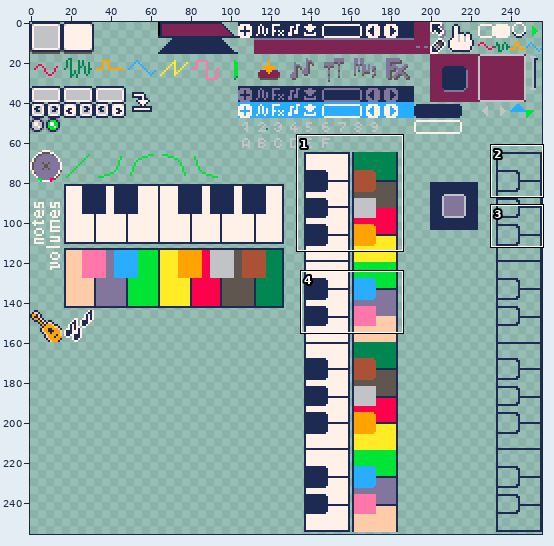
Pixel-art file -- tiny-cli/sfx.aseprite. The first picture is a wide view before the edit; the outline marks the close-up.
Close-up. Before the commit:
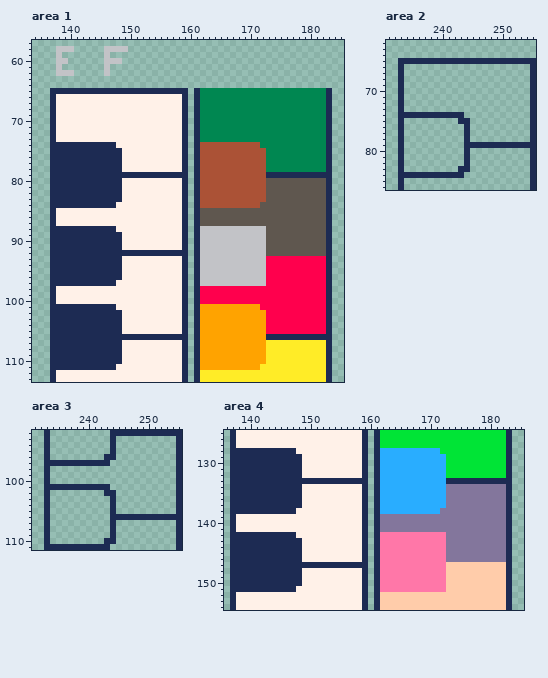
256x256 pixels, 1 frame. Pixels under 10% opacity are left out. Shown: area 1: x 134..185, y 57..113; area 2: x 231..255, y 62..86; area 3: x 231..255, y 92..111; area 4: x 136..185, y 125..154. The commit also changed other parts of the picture, which this record leaves out.
New version:
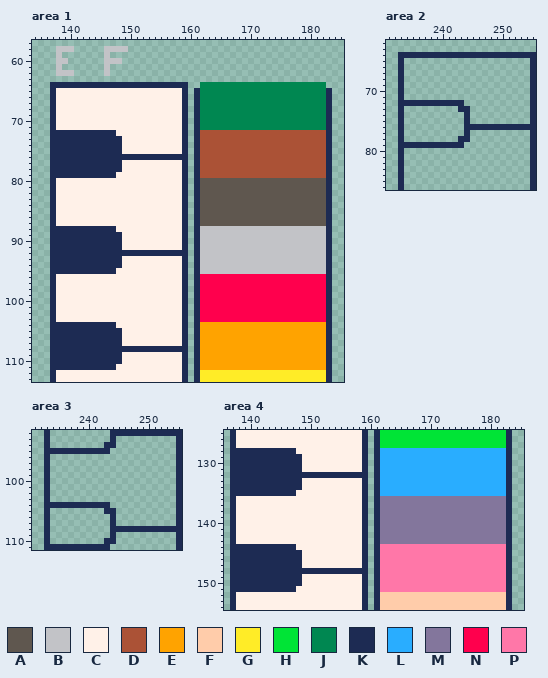
Palette (. is transparent): A #5f574f  B #c2c3c7  C #fff1e8  D #ab5236  E #ffa300  F #ffccaa  G #ffec27  H #00e436  J #008751  K #1d2b53  L #29adff  M #83769c  N #ff004d  P #ff77a8
Change:
Area 1, layer "Layer 1 #2":
y 64: x 137..159 ....................... -> KKKKKKKKKKKKKKKKKKKKKKK; x 162..182 ..................... -> JJJJJJJJJJJJJJJJJJJJJ
y 65: x 138..158 KKKKKKKKKKKKKKKKKKKKK -> CCCCCCCCCCCCCCCCCCCCC
y 72: x 138..147 CCCCCCCCCC -> KKKKKKKKKK; x 162..182 JJJJJJJJJJJJJJJJJJJJJ -> DDDDDDDDDDDDDDDDDDDDD
y 73: x 138..148 CCCCCCCCCCC -> KKKKKKKKKKK; x 162..182 JJJJJJJJJJJJJJJJJJJJJ -> DDDDDDDDDDDDDDDDDDDDD
y 74: x 148 C -> K; x 172..182 JJJJJJJJJJJ -> DDDDDDDDDDD
y 75: x 173..182 JJJJJJJJJJ -> DDDDDDDDDD
y 76: x 149..158 CCCCCCCCCC -> KKKKKKKKKK; x 173..182 JJJJJJJJJJ -> DDDDDDDDDD
y 77..78: x 173..182 JJJJJJJJJJ -> DDDDDDDDDD
y 79: x 148..158 KKKKKKKKKKK -> CCCCCCCCCCC; x 173..182 KKKKKKKKKK -> DDDDDDDDDD
y 80..83: x 138..148 KKKKKKKKKKK -> CCCCCCCCCCC; x 162..172 DDDDDDDDDDD -> AAAAAAAAAAA
y 84: x 138..147 KKKKKKKKKK -> CCCCCCCCCC; x 162..171 DDDDDDDDDD -> AAAAAAAAAA
y 88..92: x 173..182 AAAAAAAAAA -> BBBBBBBBBB
y 93..94: x 173..182 NNNNNNNNNN -> BBBBBBBBBB
y 95: x 148 K -> C; x 173..182 NNNNNNNNNN -> BBBBBBBBBB
y 96: x 138..148 KKKKKKKKKKK -> CCCCCCCCCCC; x 162..172 BBBBBBBBBBB -> NNNNNNNNNNN
y 97: x 138..147 KKKKKKKKKK -> CCCCCCCCCC; x 162..172 BBBBBBBBBBB -> NNNNNNNNNNN
y 101: x 138..147 KKKKKKKKKK -> CCCCCCCCCC; x 162..171 EEEEEEEEEE -> NNNNNNNNNN
y 102..103: x 138..148 KKKKKKKKKKK -> CCCCCCCCCCC; x 162..172 EEEEEEEEEEE -> NNNNNNNNNNN
y 104: x 148 K -> C; x 173..182 NNNNNNNNNN -> EEEEEEEEEE
y 105: x 173..182 NNNNNNNNNN -> EEEEEEEEEE
y 106: x 149..158 KKKKKKKKKK -> CCCCCCCCCC; x 173..182 KKKKKKKKKK -> EEEEEEEEEE
y 107: x 173..182 GGGGGGGGGG -> EEEEEEEEEE
y 108: x 149..158 CCCCCCCCCC -> KKKKKKKKKK; x 173..182 GGGGGGGGGG -> EEEEEEEEEE
y 109..110: x 173..182 GGGGGGGGGG -> EEEEEEEEEE
y 111: x 172..182 GGGGGGGGGGG -> EEEEEEEEEEE
Area 2, layer "Layer 1 #2":
y 64: x 233..255 ....................... -> KKKKKKKKKKKKKKKKKKKKKKK
y 65: x 234..254 KKKKKKKKKKKKKKKKKKKKK -> .....................
y 72: x 234..243 .......... -> KKKKKKKKKK
y 73: x 243..244 .. -> KK
y 74: x 234..244 KKKKKKKKKK. -> ..........K
y 75: x 243 K -> .
y 76: x 245..254 .......... -> KKKKKKKKKK
y 78: x 243 . -> K
y 79: x 234..254 ..........KKKKKKKKKKK -> KKKKKKKKKK...........
y 80..82: x 244 K -> .
y 83: x 243..244 KK -> ..
y 84: x 234..243 KKKKKKKKKK -> ..........
Area 3, layer "Layer 1 #2":
y 94: x 243 . -> K
y 95: x 234..244 ..........K -> KKKKKKKKKK.
y 96: x 243..244 KK -> ..
y 97: x 234..243 KKKKKKKKKK -> ..........
y 101: x 234..243 KKKKKKKKKK -> ..........
y 102: x 243..244 KK -> ..
y 103: x 244 K -> .
y 104: x 234..244 ..........K -> KKKKKKKKKK.
y 105: x 243 . -> K
y 106: x 245..254 KKKKKKKKKK -> ..........
y 108: x 245..254 .......... -> KKKKKKKKKK
Area 4, layer "Layer 1 #2":
y 128: x 172..182 HHHHHHHHHHH -> LLLLLLLLLLL
y 129..131: x 173..182 HHHHHHHHHH -> LLLLLLLLLL
y 132: x 149..158 CCCCCCCCCC -> KKKKKKKKKK; x 173..182 HHHHHHHHHH -> LLLLLLLLLL
y 133: x 149..158 KKKKKKKKKK -> CCCCCCCCCC; x 173..182 KKKKKKKKKK -> LLLLLLLLLL
y 134: x 173..182 MMMMMMMMMM -> LLLLLLLLLL
y 135: x 148 K -> C; x 173..182 MMMMMMMMMM -> LLLLLLLLLL
y 136..137: x 138..148 KKKKKKKKKKK -> CCCCCCCCCCC; x 162..172 LLLLLLLLLLL -> MMMMMMMMMMM
y 138: x 138..147 KKKKKKKKKK -> CCCCCCCCCC; x 162..171 LLLLLLLLLL -> MMMMMMMMMM
y 142: x 138..147 KKKKKKKKKK -> CCCCCCCCCC; x 162..172 PPPPPPPPPPP -> MMMMMMMMMMM
y 143: x 138..148 KKKKKKKKKKK -> CCCCCCCCCCC; x 162..172 PPPPPPPPPPP -> MMMMMMMMMMM
y 144: x 148 K -> C; x 173..182 MMMMMMMMMM -> PPPPPPPPPP
y 145..146: x 173..182 MMMMMMMMMM -> PPPPPPPPPP
y 147: x 149..158 KKKKKKKKKK -> CCCCCCCCCC; x 173..182 FFFFFFFFFF -> PPPPPPPPPP
y 148: x 149..158 CCCCCCCCCC -> KKKKKKKKKK; x 173..182 FFFFFFFFFF -> PPPPPPPPPP
y 149..151: x 173..182 FFFFFFFFFF -> PPPPPPPPPP
Where, in picture pixels (left, top, right, bottom), the same in both close-ups:
changed: (50, 82, 326, 94)
changed: (56, 130, 326, 370)
changed: (398, 52, 536, 64)
changed: (404, 100, 530, 178)
changed: (50, 442, 116, 466)
changed: (50, 484, 176, 532)
changed: (236, 448, 506, 592)
